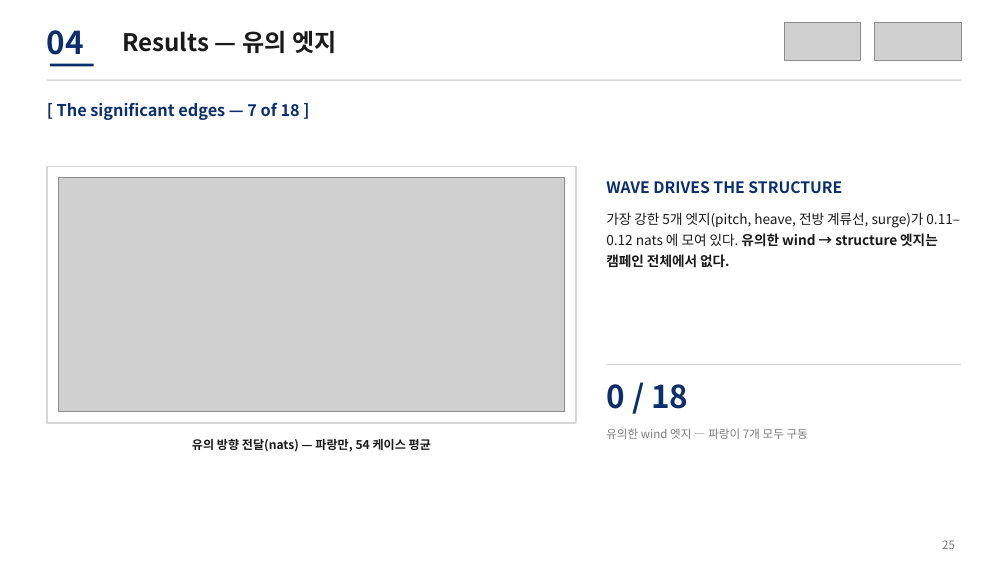
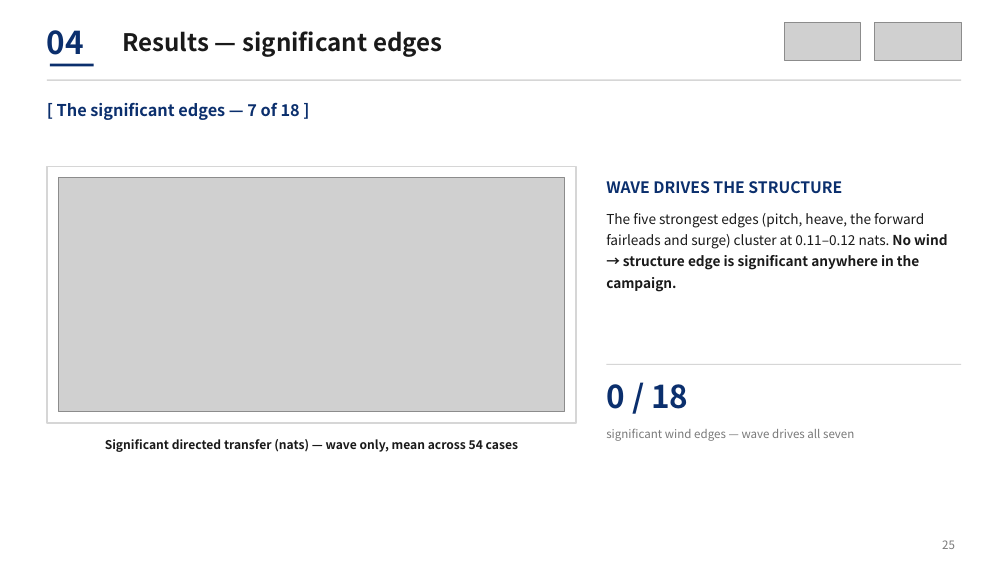
Before and after one commit to sinahdme/fowt-te-causal, a slide deck: slide 25 of reports/te-conference-talk-lab.pptx. Drawn at 1008x567 pixels with LibreOffice and Linux fonts; fonts in the diff are those of the drawing; grey boxes stand for pictures. Boxes give left, top, right and bottom in pixels: in the first picture for what was removed or moved away, otherwise in the second. Text is boxed around its words. In the diff, an @@ line names an element or a change of style, - is before the commit and + after.

```diff
--- a/reports/te-conference-talk-lab.pptx
+++ b/reports/te-conference-talk-lab.pptx
@@ text at [122, 31, 443, 57]: text changed @@
-Results — 유의 엣지
+Results — significant edges
@@ text at [606, 213, 947, 292]: text changed @@
-가장 강한 5개 엣지(pitch, heave, 전방 계류선, surge)가 0.11–0.12 nats 에 모여 있다. 유의한 wind → structure 엣지는 캠페인 전체에서 없다.
+The five strongest edges (pitch, heave, the forward fairleads and surge) cluster at 0.11–0.12 nats. No wind → structure edge is significant anywhere in the campaign.
@@ text at [105, 439, 518, 452]: text changed @@
-유의 방향 전달(nats) — 파랑만, 54 케이스 평균
+Significant directed transfer (nats) — wave only, mean across 54 cases
@@ text at [606, 429, 854, 441]: text changed @@
-유의한 wind 엣지 — 파랑이 7개 모두 구동
+significant wind edges — wave drives all seven
```
Also in this commit, not shown: 18 other slides changed, 13 slides added, 13 slides removed, 1 other file.
